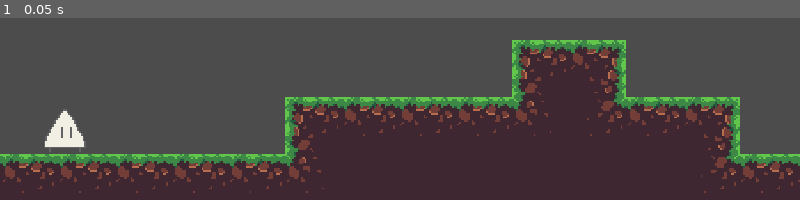
Above: before the commit, frame 1.
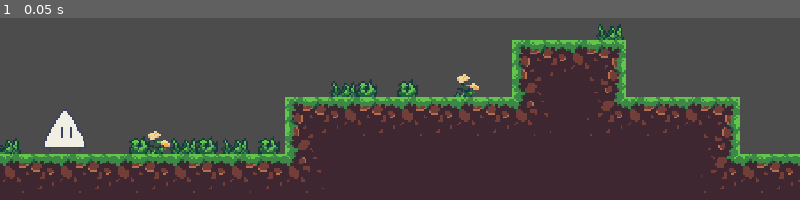
Above: after the commit, the same moment.

Repository: kuseljob1/pasan
Game: Godot game, scene res://codes/Level1(yPoBeHb1).tscn
The game is run twice, just before and just after one commit, with the same random seed, the same clock (stepped at 60 frames per second) and the same inputs.
Inputs:
- Up to frame 1 (0.05 s): no input

The runs differ from the first frame. In frame 1, 2.5% of the frame differs, in the area x 0-78%, y 3-75%.

Commit message:
meowmeow

Diff:
--- a/pasan/codes/Level1(yPoBeHb1).tscn
+++ b/pasan/codes/Level1(yPoBeHb1).tscn
@@ -1,7 +1,10 @@
-[gd_scene load_steps=52 format=2]
+[gd_scene load_steps=55 format=2]
 
 [ext_resource path="res://sprites/playertest.png" type="Texture" id=1]
 [ext_resource path="res://sprites/blocktravameow.png" type="Texture" id=2]
+[ext_resource path="res://sprites/trava1.png" type="Texture" id=3]
+[ext_resource path="res://sprites/trava3.png" type="Texture" id=4]
+[ext_resource path="res://sprites/trava2.png" type="Texture" id=5]
 
 [sub_resource type="RectangleShape2D" id=1]
 extents = Vector2( 12, 12 )
@@ -473,3 +476,51 @@
 cell_size = Vector2( 32, 32 )
 format = 1
 tile_data = PoolIntArray( 327689, 0, 0, 327690, 0, 2, 393221, 0, 0, 393222, 0, 1, 393223, 0, 1, 393224, 0, 1, 393225, 0 …(1264 unchanged characters)…
+
+[node name="trava1" type="Sprite" parent="."]
+position = Vector2( 78, 216 )
+texture = ExtResource( 3 )
+
+[node name="trava2" type="Sprite" parent="."]
+position = Vector2( 193, 184 )
+texture = ExtResource( 5 )
+
+[node name="trava1" type="Sprite" parent="trava2"]
+position = Vector2( 13, 0 )
+texture = ExtResource( 3 )
+
+[node name="trava3" type="Sprite" parent="."]
+position = Vector2( 261, 184 )
+texture = ExtResource( 4 )
+
+[node name="trava4" type="Sprite" parent="."]
+position = Vector2( 87, 216 )
+texture = ExtResource( 4 )
+
+[node name="trava5" type="Sprite" parent="."]
+position = Vector2( 3, 216 )
+texture = ExtResource( 5 )
+
+[node name="trava6" type="Sprite" parent="."]
+position = Vector2( 151, 216 )
+texture = ExtResource( 3 )
+
+[node name="trava7" type="Sprite" parent="."]
+position = Vector2( 343, 152 )
+texture = ExtResource( 5 )
+
+[node name="trava8" type="Sprite" parent="."]
+position = Vector2( 103, 216 )
+texture = ExtResource( 5 )
+
+[node name="trava9" type="Sprite" parent="."]
+position = Vector2( 116, 216 )
+texture = ExtResource( 3 )
+
+[node name="trava10" type="Sprite" parent="."]
+position = Vector2( 229, 184 )
+texture = ExtResource( 3 )
+
+[node name="trava11" type="Sprite" parent="."]
+position = Vector2( 132, 216 )
+texture = ExtResource( 5 )
Binary file changed: pasan/sprites/playertest.png
Binary file added: pasan/sprites/trava1.png
Not shown, added: pasan/sprites/trava1.png.import
Binary file added: pasan/sprites/trava2.png
Not shown, added: pasan/sprites/trava2.png.import
Binary file added: pasan/sprites/trava3.png
Not shown, added: pasan/sprites/trava3.png.import
